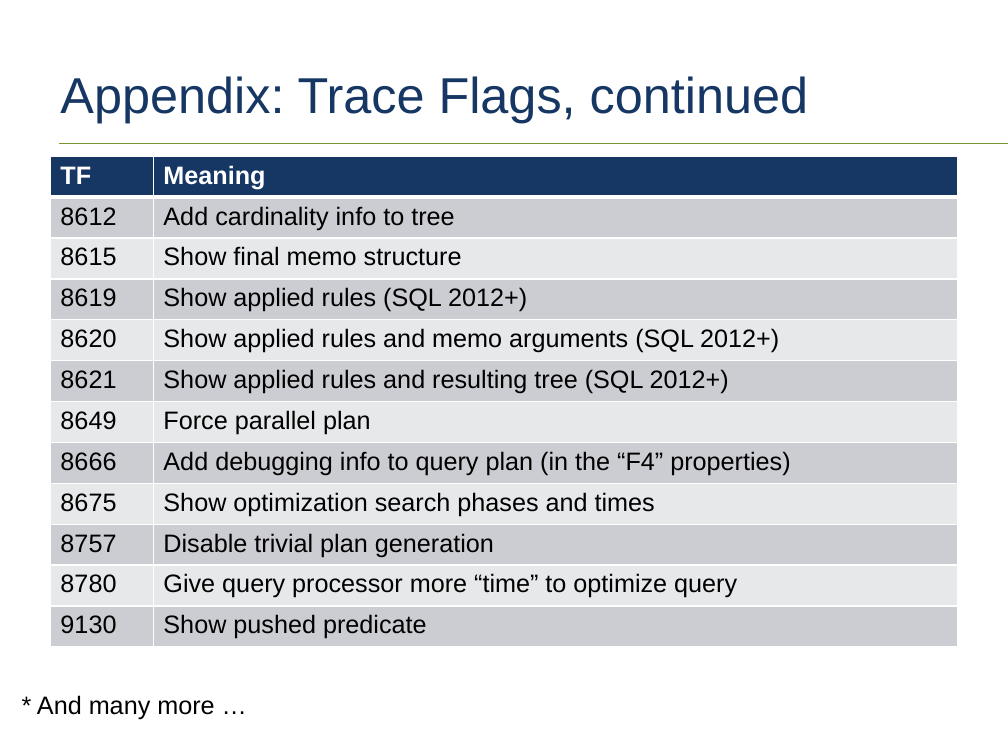
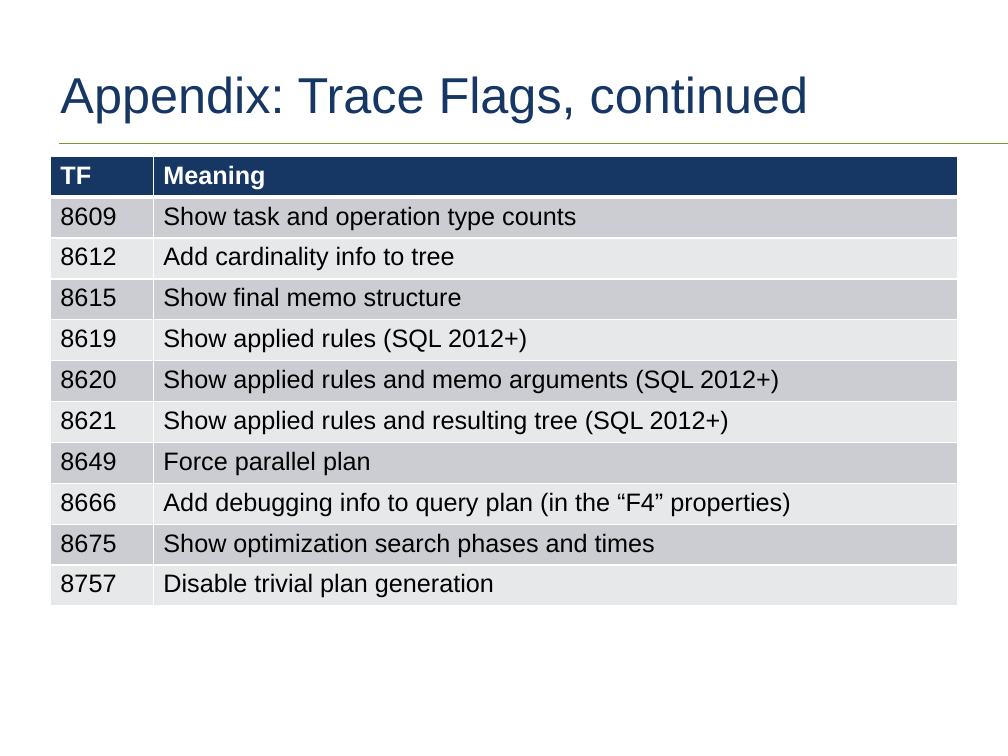
Before and after one commit to tf3604/OptimizerPresentation, a slide deck: slide 59 of Optimizer.pptx. Drawn at 1008x756 pixels with LibreOffice and Linux fonts; fonts in the diff are those of the drawing; background and template pictures are left out. Boxes give left, top, right and bottom in pixels: in the first picture for what was removed or moved away, otherwise in the second. Text is boxed around its words. In the diff, an @@ line names an element or a change of style, - is before the commit and + after.

Commit message:
More trace flags in appendix.

```diff
--- a/Optimizer.pptx
+++ b/Optimizer.pptx
@@ table at <box>50,156,958,606</box> @@
+row 2: 8609 | Show task and operation type counts
-row 11: 8780 | Give query processor more “time” to optimize query
-row 12: 9130 | Show pushed predicate
@@ text removed at <box>37,695,214,719</box> @@
-* And many more …
```
Also in this commit, not shown: 1 other slide changed, 1 slide added.
